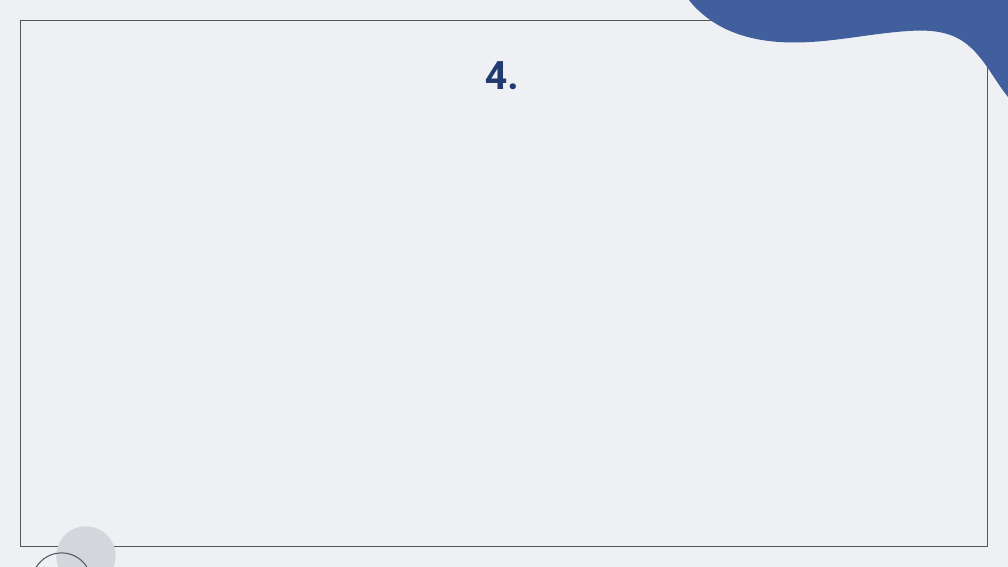
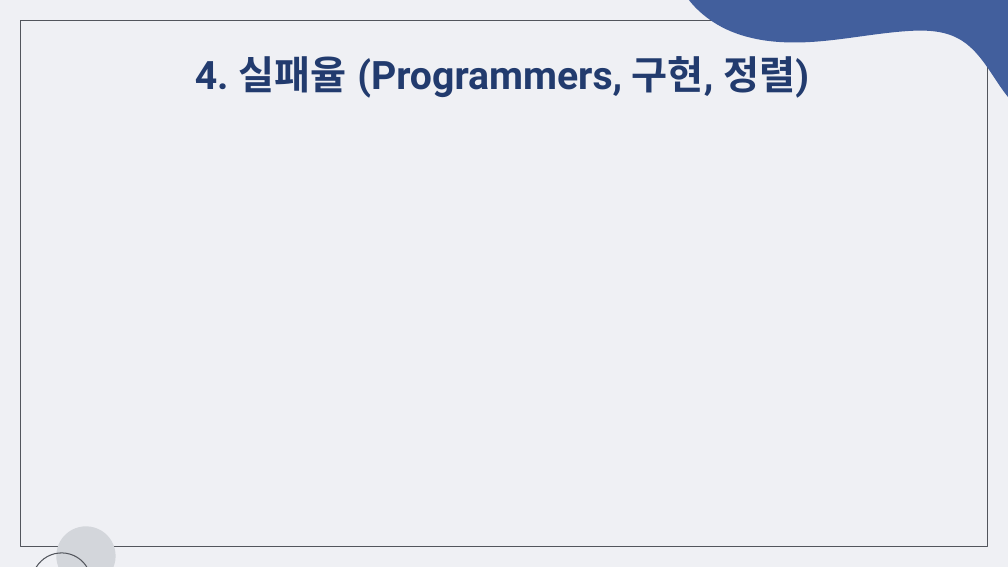
Before and after one commit to chaeeun-dev/CodingTest, a slide deck: slide 4 of 문제해결프로그래밍_숙제/제출용/숙제4_2022182035.pptx. Drawn at 1008x567 pixels with LibreOffice and Linux fonts; fonts in the diff are those of the drawing. Boxes give left, top, right and bottom in pixels: in the first picture for what was removed or moved away, otherwise in the second. Text is boxed around its words. In the diff, an @@ line names an element or a change of style, - is before the commit and + after.

```diff
--- a/문제해결프로그래밍_숙제/제출용/숙제4_2022182035.pptx
+++ b/문제해결프로그래밍_숙제/제출용/숙제4_2022182035.pptx
@@ title at [195, 56, 809, 98]: text changed @@
-4.
+4. 실패율 (Programmers, 구현, 정렬)
```
Also in this commit, not shown: 3 slides added, 3 slides removed, 4 other files.
